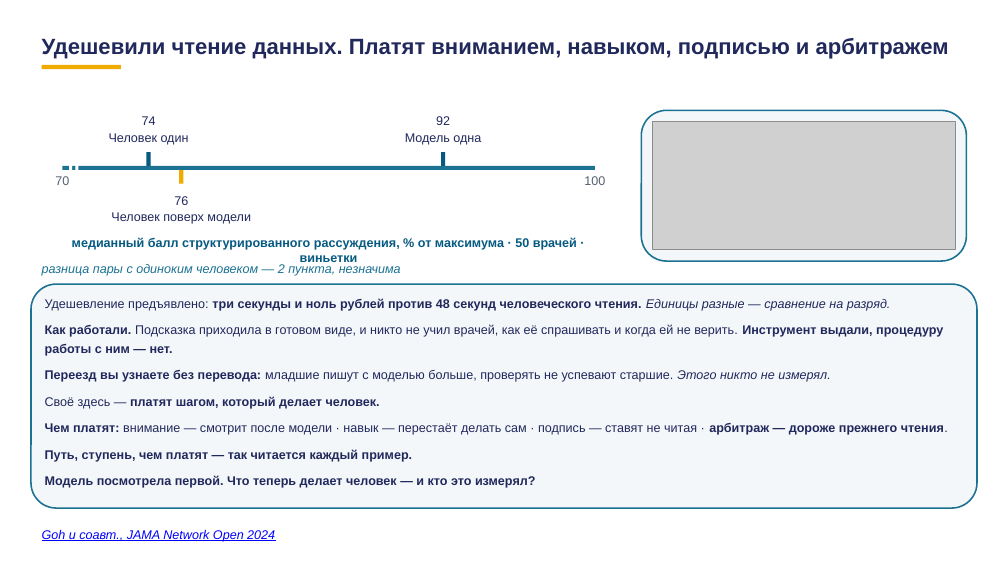
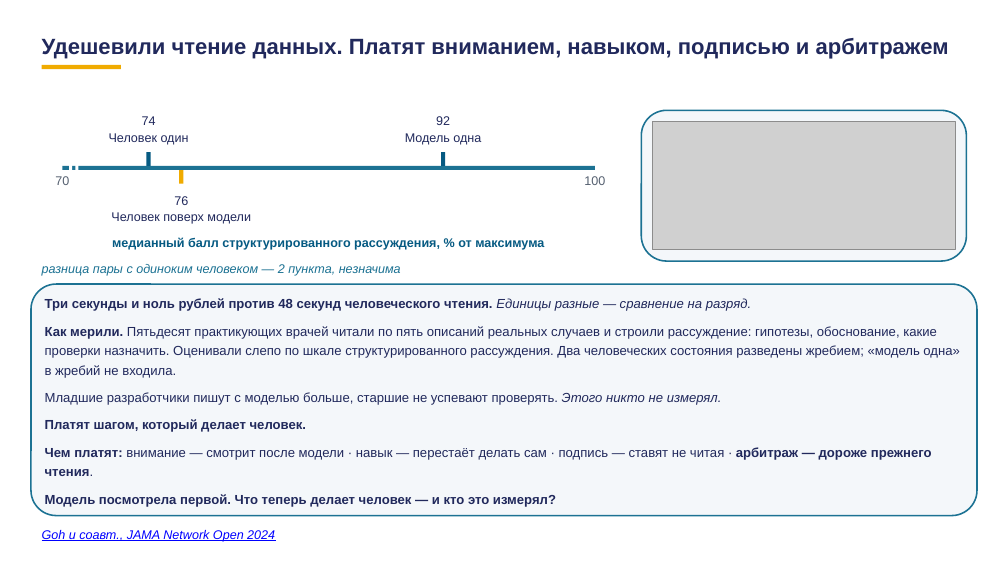
Before and after one commit to tellina-study/AI-usage-lessons, a slide deck: slide 8 of library/lectures/lec-07/rework/deck/lec-07-karkas.pptx. Drawn at 1008x567 pixels with LibreOffice and Linux fonts; fonts in the diff are those of the drawing; grey boxes stand for pictures. Boxes give left, top, right and bottom in pixels: in the first picture for what was removed or moved away, otherwise in the second. Text is boxed around its words. In the diff, an @@ line names an element or a change of style, - is before the commit and + after.

Commit message:
#229 полная пересборка после описания опыта: PDF 101 страница, пакет, блокирующих 0

```diff
--- a/library/lectures/lec-07/rework/deck/lec-07-karkas.pptx
+++ b/library/lectures/lec-07/rework/deck/lec-07-karkas.pptx
@@ text at box(112, 237, 544, 250): text changed @@
-медианный балл структурированного рассуждения, % от максимума · 50 врачей · виньетки
+медианный балл структурированного рассуждения, % от максимума
@@ rounded rectangle: place and size @@
-rounded rectangle at box(31, 284, 977, 508)
+rounded rectangle at box(31, 284, 977, 516)
@@ rounded rectangle at box(31, 284, 977, 516): proportions changed @@
@@ text at box(45, 298, 959, 432): text changed; size 12 to 12.5 pt @@
-Удешевление предъявлено: три секунды и ноль рублей против 48 секунд человеческого чтения. Единицы разные — сравнение на разряд.
-Как работали. Подсказка приходила в готовом виде, и никто не учил врачей, как её спрашивать и когда ей не верить. Инструмент выдали, процедуру работы с ним — нет.
-Переезд вы узнаете без перевода: младшие пишут с моделью больше, проверять не успевают старшие. Этого никто не измерял.
-Своё здесь — платят шагом, который делает человек.
+Три секунды и ноль рублей против 48 секунд человеческого чтения. Единицы разные — сравнение на разряд.
+Как мерили. Пятьдесят практикующих врачей читали по пять описаний реальных случаев и строили рассуждение: гипотезы, обоснование, какие проверки назначить. Оценивали слепо по шкале структурированного рассуждения. Два человеческих состояния разведены жребием; «модель одна» в жребий не входила.
+Младшие разработчики пишут с моделью больше, старшие не успевают проверять. Этого никто не измерял.
+Платят шагом, который делает человек.
@@ text at box(45, 449, 413, 462): paragraph removed @@
-Путь, ступень, чем платят — так читается каждый пример.
@@ text at box(45, 447, 932, 507): size 12 to 12.5 pt in "Чем платят: внимание — смотрит после модели ...", "Модель посмотрела первой. Что теперь делает человек ..." @@
```
Also in this commit, not shown: 32 other slides changed, 1 other file.
